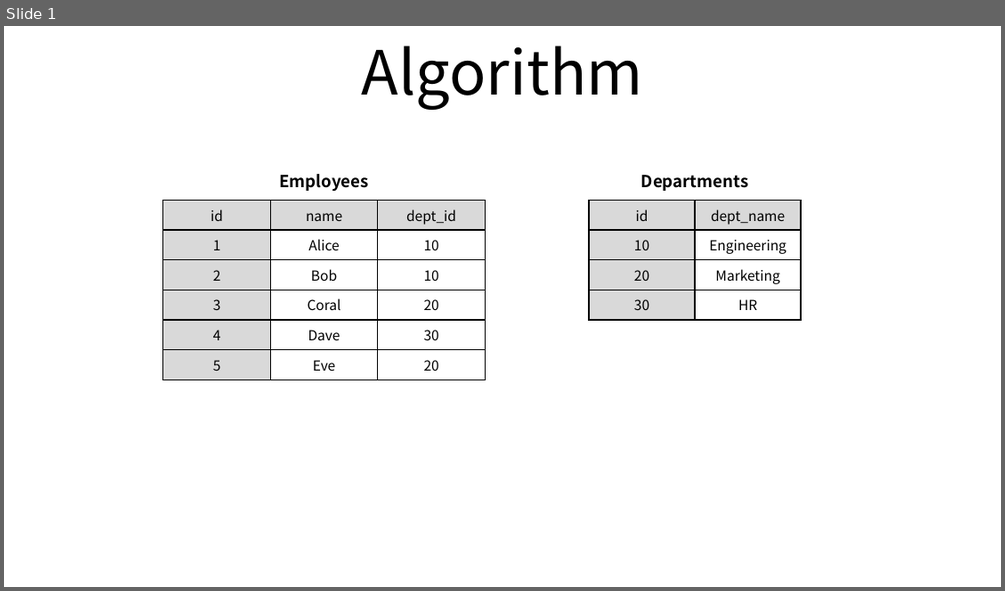
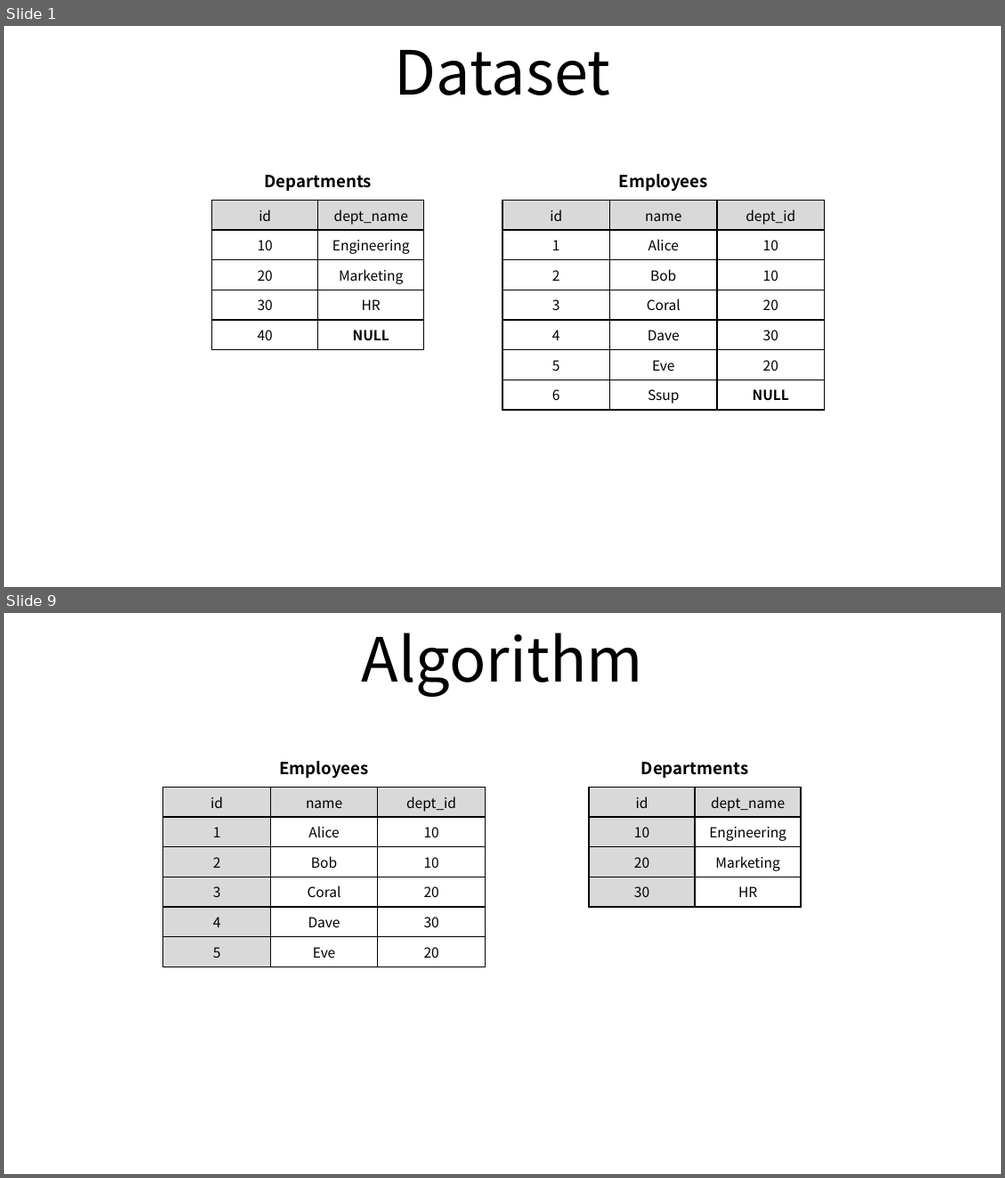
Before and after one commit to ssup2/blog-software, a slide deck: content/docs/theory-analysis/db-join/images/images.pptx. Shown one above the other, each under a label of ours: slide 1 before the commit, slides 1 and 9 after it; the slides between them are not shown. The pictures are 1005x591 and 1005x1178 pixels, drawn with LibreOffice and Linux fonts; fonts in the diff are those of the drawing. Boxes give left, top, right and bottom in pixels: in the first picture for what was removed or moved away, otherwise in the second. Text is boxed around its words. In the diff, an @@ line names an element or a change of style, - is before the commit and + after.

```diff
--- a/content/docs/theory-analysis/db-join/images/images.pptx
+++ b/content/docs/theory-analysis/db-join/images/images.pptx
@@ slide 1 added at box(4, 26, 1001, 587), background #FFFFFF @@
@@ title added at box(395, 50, 610, 95), 44 pt, text #000000 @@
+Dataset
@@ text added at box(264, 175, 371, 191), 12 pt, text #000000, bold @@
+Departments
@@ text added at box(619, 174, 708, 191), 12 pt, text #000000, bold @@
+Employees
@@ table added at box(212, 200, 424, 344), 5 rows, 2 columns @@
+id | dept_name
+10 | Engineering
+20 | Marketing
+30 | HR
+40 | NULL
@@ table added at box(502, 200, 825, 407), 7 rows, 3 columns @@
+id | name | dept_id
+1 | Alice | 10
+2 | Bob | 10
+3 | Coral | 20
+4 | Dave | 30
+5 | Eve | 20
+6 | Ssup | NULL
@@ what was slide 1 is now slide 9 @@
```
Also in this commit, not shown: 6 other slides added, 8 other files.
